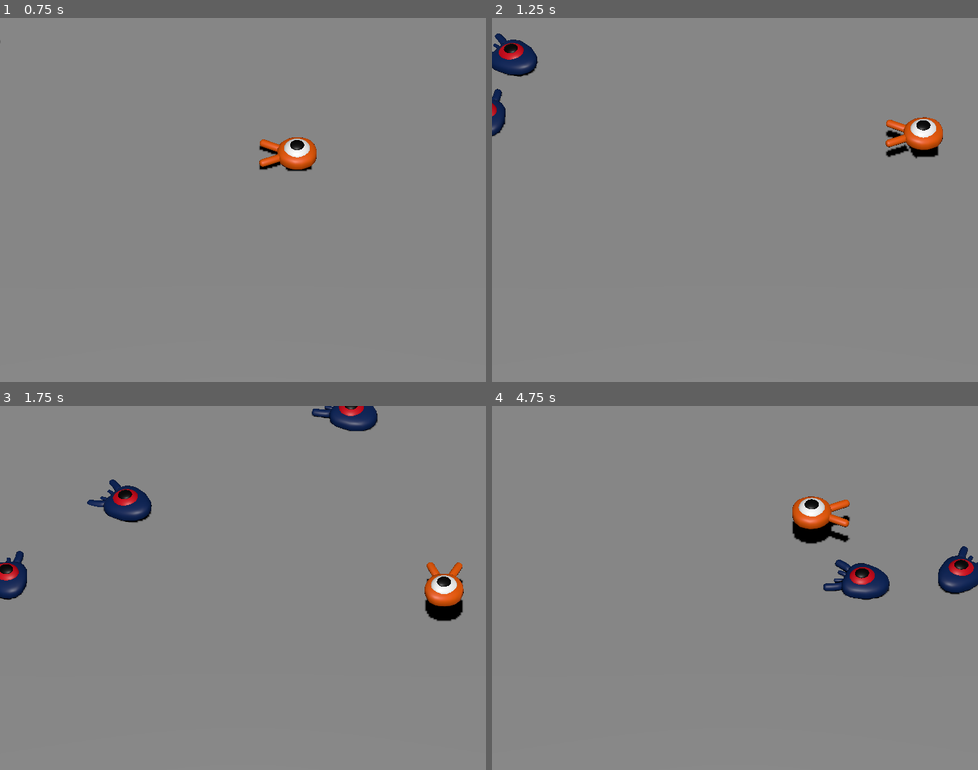
Above: before the commit, frames 1-4 (two rows, left to right).
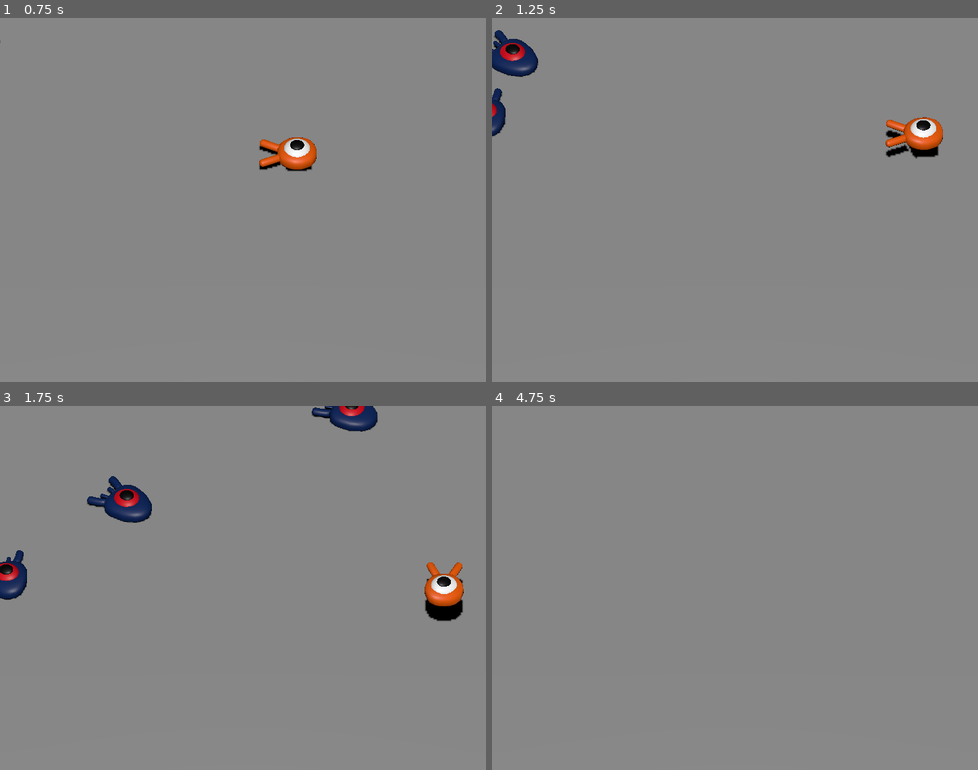
Above: after the commit, the same moments.

Repository: chapmanh/20230723---Squash-the-Creeps
Game: Godot game, scene res://main.tscn
Same seed, same stepped clock (60 frames per second), same inputs: the game is played once before the commit and once after it.
Inputs:
- Up to frame 1 (0.75 s): tap Enter at 0.5 s; hold Right (move_right) from 0.53 s (still down)
- Up to frame 2 (1.25 s): keep holding Right (move_right); tap Space (jump) at 0.77 s
- Up to frame 3 (1.75 s): release Right (move_right) at 1.28 s; hold Down (move_down) from 1.28 s (still down); tap Space (jump) at 1.52 s
- Up to frame 4 (4.75 s): release Down (move_down) at 2.03 s; hold Right (move_right) 2.03-2.78 s; hold Up (move_up) 2.78-3.53 s; tap Space (jump) at 3.02, 3.77, 4.52 s; hold Left (move_left) from 3.53 s (still down)

Frame 1 is identical in both runs. In frame 2, 0.2% of the frame differs, in the area x 0-10%, y 3-33%; in frame 3, 0.4%; in frame 4, 2.9%, in the area x 61-100%, y 24-54%.

Commit message:
Player death
removed y coordinate changes from mob initialization to prevent them looking up while spawning

Diff:
--- a/main.gd
+++ b/main.gd
@@ -1,14 +1,6 @@
 extends Node
 
 @export var mob_scene : PackedScene
-# Called when the node enters the scene tree for the first time.
-func _ready():
-	pass # Replace with function body.
-
-
-# Called every frame. 'delta' is the elapsed time since the previous frame.
-func _process(delta):
-	pass
 
 
 func _on_mob_timer_timeout():
@@ -22,7 +14,12 @@
 	mob_spawn_location.progress_ratio = randf()
 
 	# Run the initialize method to set the mob's position, rotation and velocity.
-	mob.initialize(mob_spawn_location.position, $Player.position)
+	var player_position = $Player.position
+	player_position.y = mob_spawn_location.position.y
+	mob.initialize(mob_spawn_location.position, player_position)
 
 	# Spawn the mob by adding it to the Main scene.
 	add_child(mob)
+
+func _on_player_hit():
+	$MobTimer.stop()
--- a/main.tscn
+++ b/main.tscn
@@ -80,4 +80,5 @@
 wait_time = 0.5
 autostart = true
 
+[connection signal="hit" from="Player" to="." method="_on_player_hit"]
 [connection signal="timeout" from="MobTimer" to="." method="_on_mob_timer_timeout"]
--- a/mob.tscn
+++ b/mob.tscn
@@ -3,8 +3,9 @@
 [ext_resource type="Script" path="res://mob.gd" id="1_ajv5x"]
 [ext_resource type="PackedScene" uid="uid://72es76y4eqst" path="res://art/mob.glb" id="1_ts8e7"]
 
-[sub_resource type="BoxShape3D" id="BoxShape3D_jb352"]
-size = Vector3(1.78972, 2.64254, 1.99889)
+[sub_resource type="CapsuleShape3D" id="CapsuleShape3D_cu86e"]
+radius = 1.19349
+height = 2.84527
 
 [node name="Mob" type="CharacterBody3D" groups=["mob"]]
 collision_layer = 2
@@ -16,8 +17,8 @@
 [node name="Character" parent="Pivot" instance=ExtResource("1_ts8e7")]
 
 [node name="CollisionShape3D" type="CollisionShape3D" parent="."]
-transform = Transform3D(1, 0, 0, 0, 1, 0, 0, 0, 1, 0, 0.214509, 0)
-shape = SubResource("BoxShape3D_jb352")
+transform = Transform3D(1, 0, 0, 0, -4.37114e-08, 1, 0, -1, -4.37114e-08, 0, 0.214509, 0)
+shape = SubResource("CapsuleShape3D_cu86e")
 
 [node name="VisibilityNotifier" type="VisibleOnScreenNotifier3D" parent="."]
 aabb = AABB(-1.20995, -0.94863, -2.02921, 2.4199, 1.89726, 4.05841)
--- a/player.gd
+++ b/player.gd
@@ -1,4 +1,7 @@
 extends CharacterBody3D
+
+# Emitted when the player is hit by a mob
+signal hit
 
 # How fast the player moves in meters per second.
 @export var speed = 14
@@ -67,3 +70,10 @@
 	# Moving the Player
 	self.velocity = target_velocity
 	move_and_slide()
+
+func die():
+	hit.emit()
+	queue_free()
+
+func _on_mob_detector_body_entered(body):
+	die()
--- a/player.tscn
+++ b/player.tscn
@@ -1,10 +1,14 @@
-[gd_scene load_steps=4 format=3 uid="uid://dnsyc6tup3ugx"]
+[gd_scene load_steps=5 format=3 uid="uid://dnsyc6tup3ugx"]
 
 [ext_resource type="Script" path="res://player.gd" id="1_cswxx"]
 [ext_resource type="PackedScene" uid="uid://cjjbfq375qtyw" path="res://art/player.glb" id="1_m2o7j"]
 
 [sub_resource type="SphereShape3D" id="SphereShape3D_0ntrg"]
 radius = 0.9
+
+[sub_resource type="CylinderShape3D" id="CylinderShape3D_7ux1d"]
+height = 0.243412
+radius = 1.36166
 
 [node name="Player" type="CharacterBody3D"]
 collision_mask = 6
@@ -17,3 +21,15 @@
 [node name="CollisionShape3D" type="CollisionShape3D" parent="."]
 transform = Transform3D(1, 0, 0, 0, 1, 0, 0, 0, 1, 0, 0.3, 0)
 shape = SubResource("SphereShape3D_0ntrg")
+
+[node name="MobDetector" type="Area3D" parent="."]
+transform = Transform3D(1, 0, 0, 0, 1, 0, 0, 0, 1, 0, 1, 0)
+collision_layer = 0
+collision_mask = 2
+monitorable = false
+
+[node name="CollisionShape3D" type="CollisionShape3D" parent="MobDetector"]
+transform = Transform3D(1, 0, 0, 0, 1, 0, 0, 0, 1, 0, -0.379885, 0)
+shape = SubResource("CylinderShape3D_7ux1d")
+
+[connection signal="body_entered" from="MobDetector" to="." method="_on_mob_detector_body_entered"]
